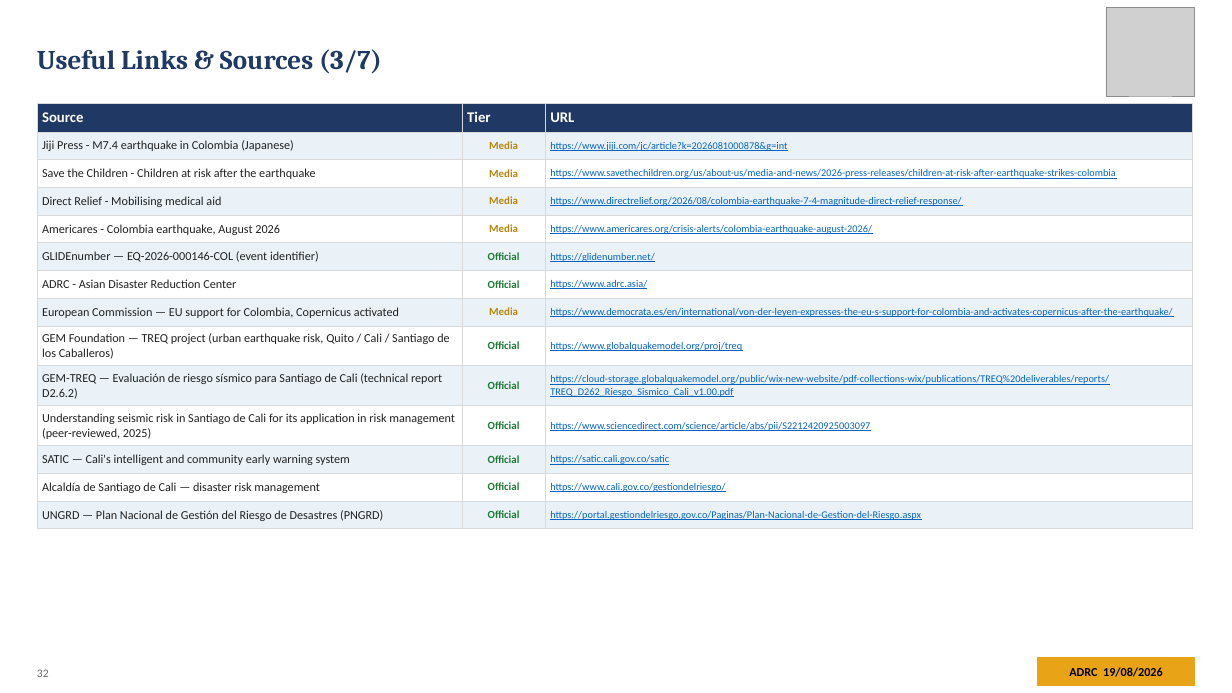
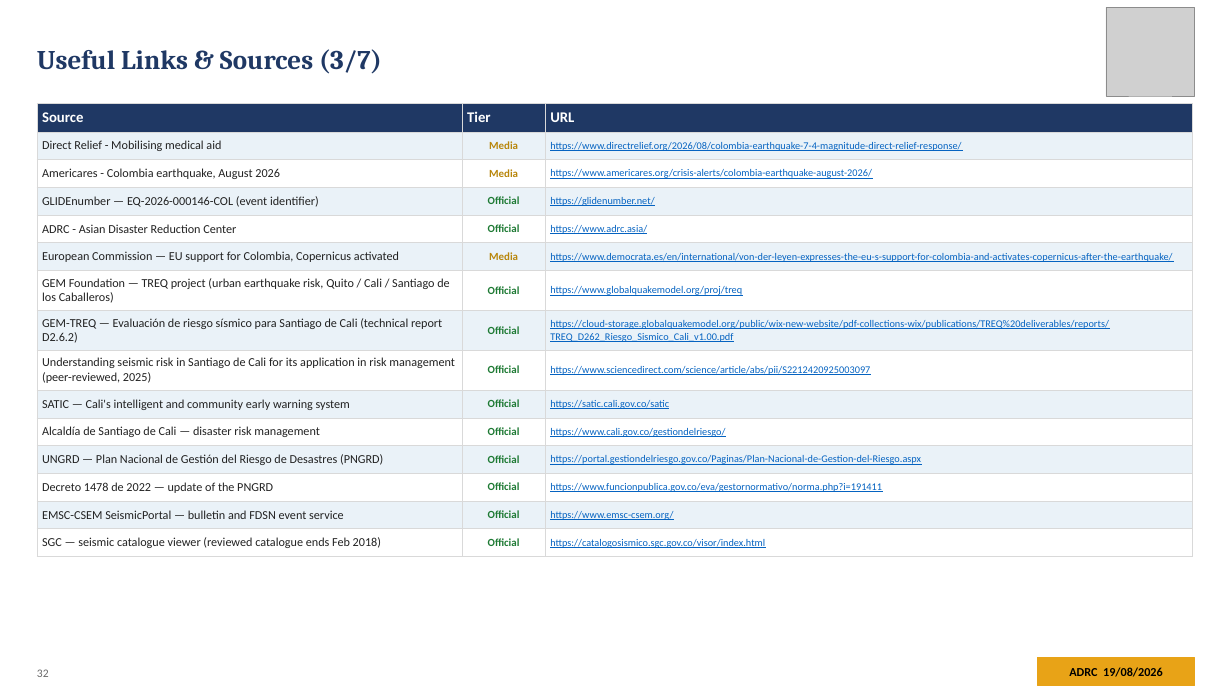
Before and after one commit to kochobi-max/whatsmap, a slide deck: slide 32 of reports/colombia_eq_20260810/output/ADRC_EQ_COL_Choco_20260810_EN.pptx. Drawn at 1232x693 pixels with LibreOffice and Linux fonts; fonts in the diff are those of the drawing; grey boxes stand for pictures. Boxes give left, top, right and bottom in pixels: in the first picture for what was removed or moved away, otherwise in the second. Text is boxed around its words. In the diff, an @@ line names an element or a change of style, - is before the commit and + after.

```diff
--- a/reports/colombia_eq_20260810/output/ADRC_EQ_COL_Choco_20260810_EN.pptx
+++ b/reports/colombia_eq_20260810/output/ADRC_EQ_COL_Choco_20260810_EN.pptx
@@ table at [37,104,1192,552] @@
-row 2: Jiji Press - M7.4 earthquake in Colombia (Japanese) | Media | https://www.jiji.com/jc/article?k=2026081000878&g=int
-row 3: Save the Children - Children at risk after the earthquake | Media | https://www.savethechildren.org/us/about-us/media-and-news/2026-press-releases/children-at-risk-after-earthquake-strikes-colombia
+row 13: Decreto 1478 de 2022 — update of the PNGRD | Official | https://www.funcionpublica.gov.co/eva/gestornormativo/norma.php?i=191411
+row 14: EMSC-CSEM SeismicPortal — bulletin and FDSN event service | Official | https://www.emsc-csem.org/
+row 15: SGC — seismic catalogue viewer (reviewed catalogue ends Feb 2018) | Official | https://catalogosismico.sgc.gov.co/visor/index.html
```
Also in this commit, not shown: 17 other slides changed, 8 other files.
